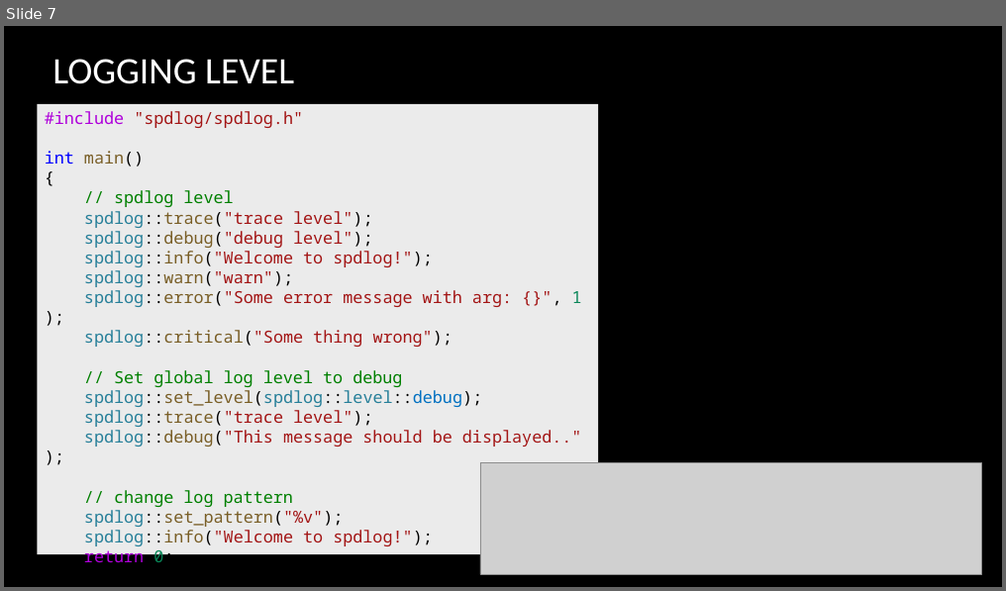
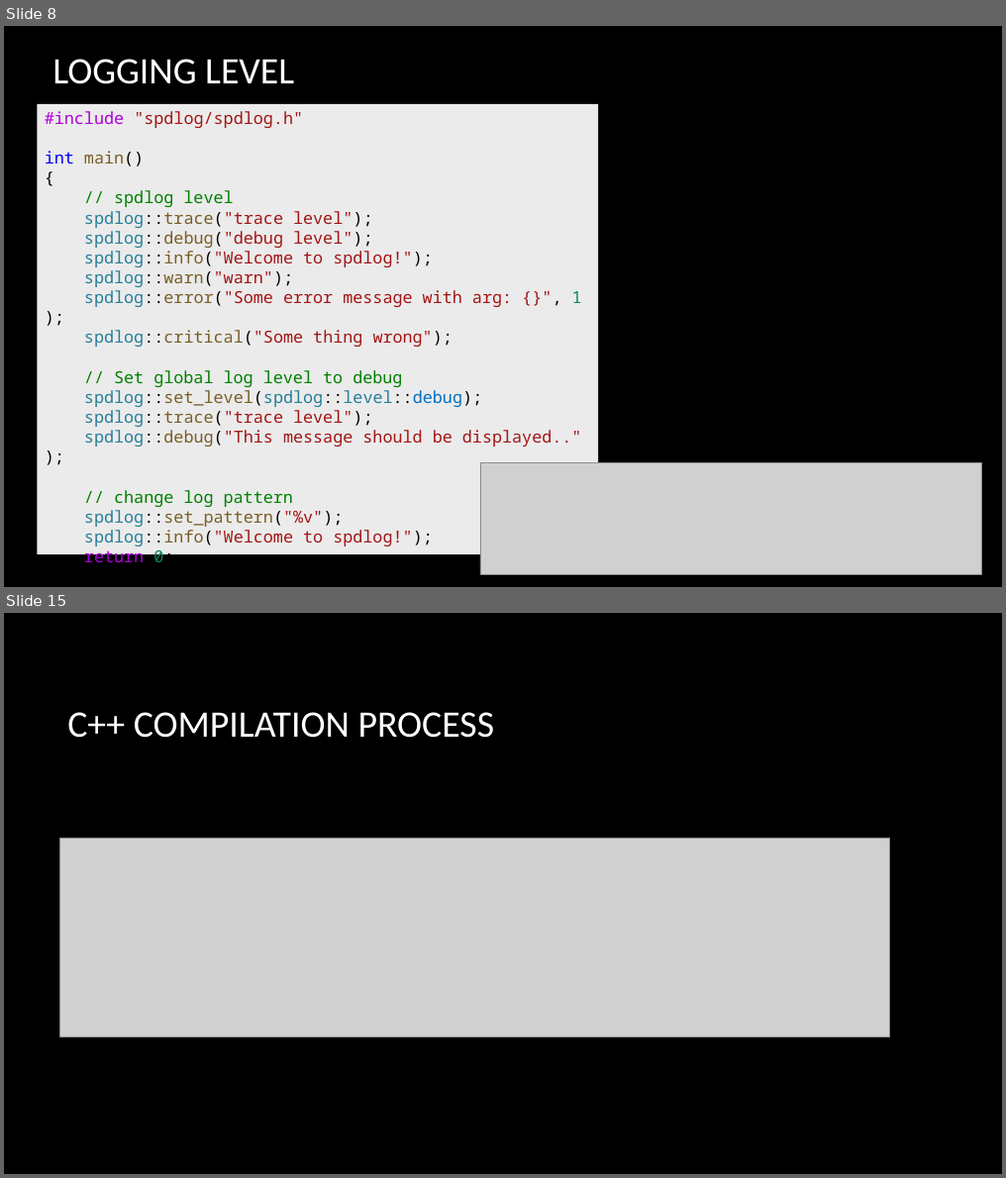
Before and after one commit to CNOCycle/cpp_tutorial, a slide deck: lab02/00-lab02.pptx. Shown one above the other, each under a label of ours: slide 7 before the commit, slides 8 and 15 after it; the slides between them are not shown. The pictures are 1006x591 and 1006x1178 pixels, drawn with LibreOffice and Linux fonts; fonts in the diff are those of the drawing; grey boxes stand for pictures; background and template pictures are left out. Boxes give left, top, right and bottom in pixels: in the first picture for what was removed or moved away, otherwise in the second. Text is boxed around its words. In the diff, an @@ line names an element or a change of style, - is before the commit and + after.

```diff
--- a/lab02/00-lab02.pptx
+++ b/lab02/00-lab02.pptx
@@ slide 15 added at [4,613,1002,1174], background picture (left out) @@
@@ title added at [67,712,495,738], 36 pt, text #FFFFFF @@
+C++ COMPILATION PROCESS
@@ picture added at [60,838,890,1038] @@
@@ what was slide 7 is now slide 8 @@
```
Also in this commit, not shown: 3 slides changed, 5 other slides added.
